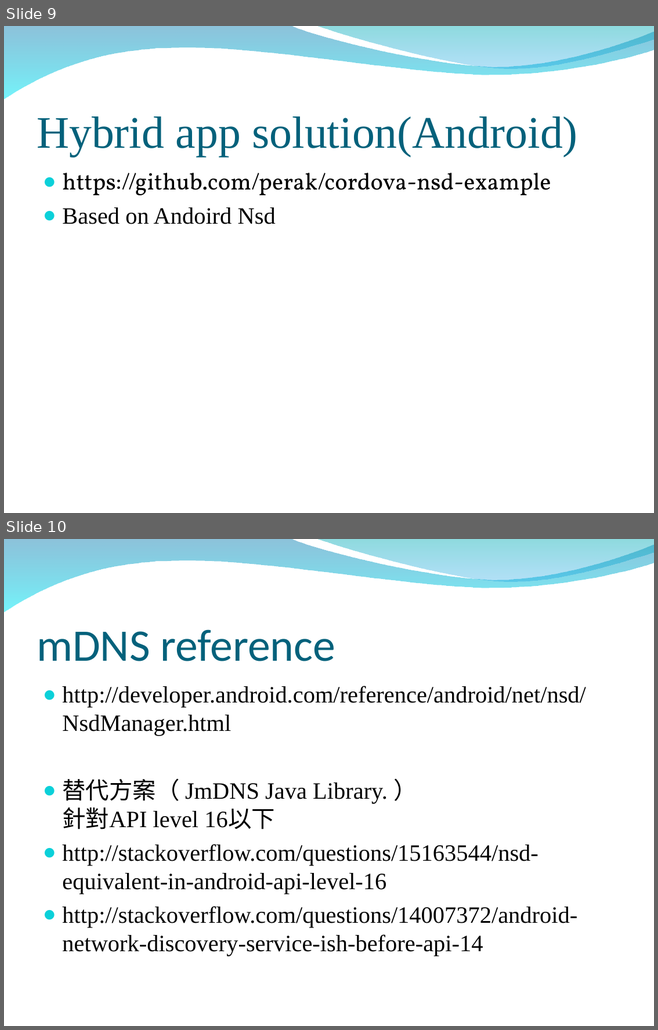
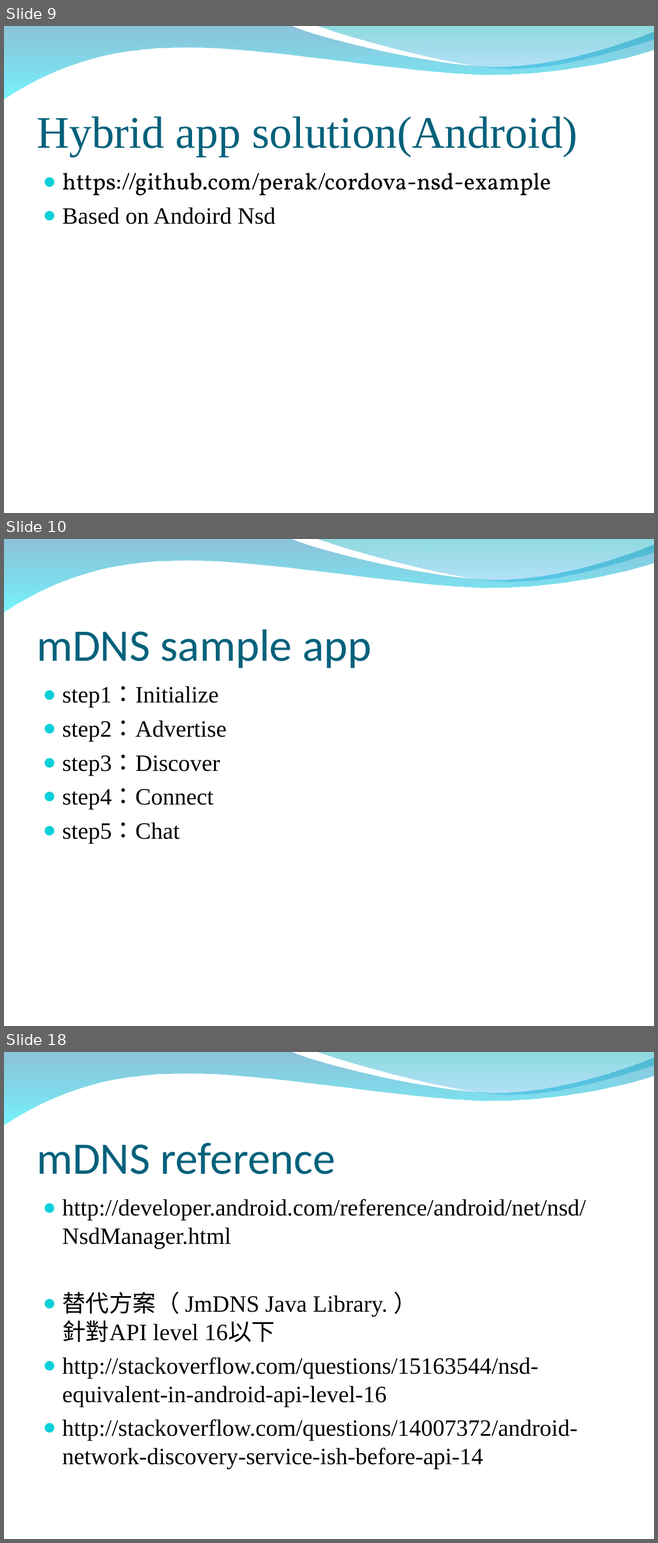
Before and after one commit to peter279k/regular_meeting, a slide deck: mDNS.ppt. Shown one above the other, each under a label of ours: slides 9 and 10 before the commit, slides 9, 10 and 18 after it; the slides between them are not shown. The pictures are 658x1030 and 658x1543 pixels, drawn with LibreOffice and Linux fonts; fonts in the diff are those of the drawing; background and template pictures are left out. Boxes give left, top, right and bottom in pixels: in the first picture for what was removed or moved away, otherwise in the second. Text is boxed around its words. In the diff, an @@ line names an element or a change of style, - is before the commit and + after.

```diff
--- a/mDNS.ppt
+++ b/mDNS.ppt
@@ slide 10 added at [4, 539, 654, 1026], background picture (left out); not listed: 2 template elements that a slide beside it also shows @@
@@ title added at [36, 629, 371, 668], 50 pt, text #04617B @@
+mDNS sample app
@@ text added at [62, 686, 226, 843], 26 pt, text #000000 @@
+● step1：Initialize
+● step2：Advertise
+● step3：Discover
+● step4：Connect
+● step5：Chat
@@ what was slide 10 is now slide 18 @@
```
Also in this commit, not shown: 7 other slides added, 1 other file.
